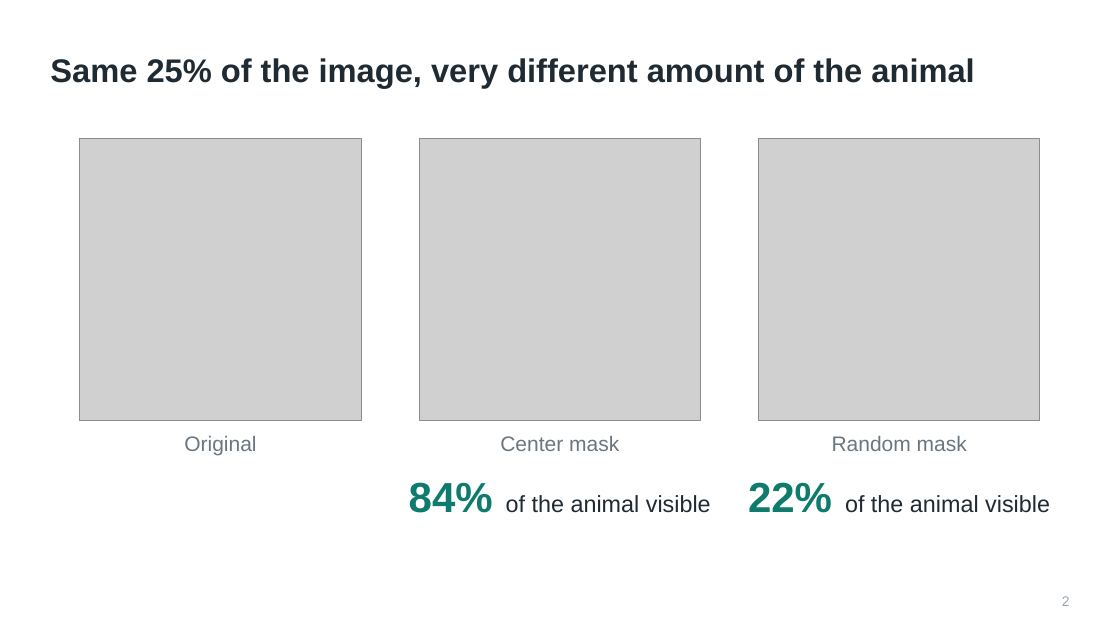
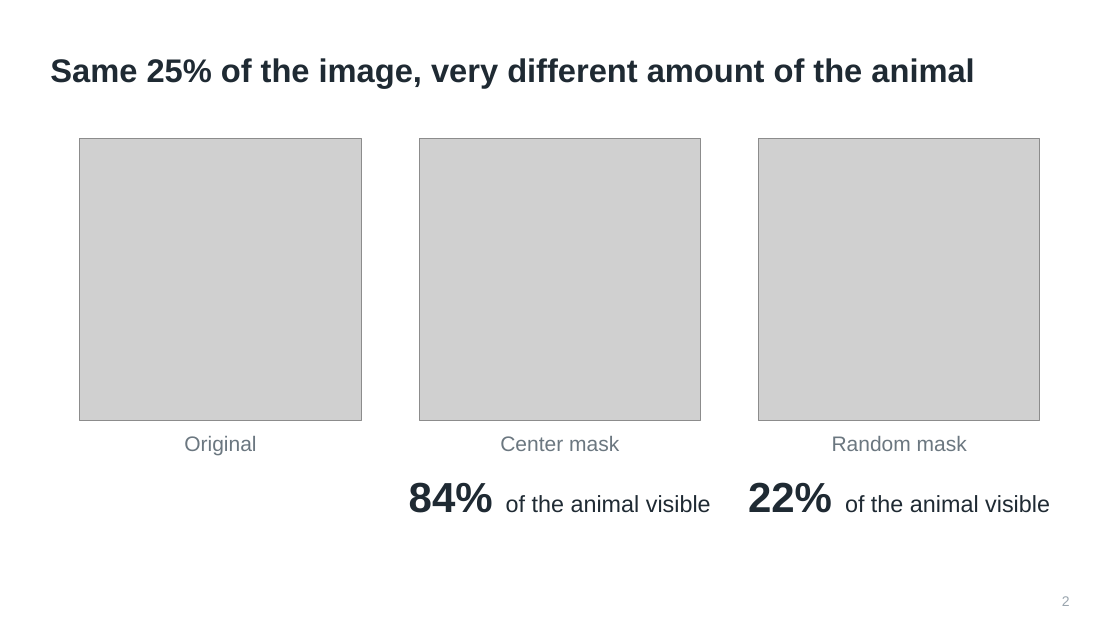
Before and after one commit to Bensssonxx/comp669-object-visibility, a slide deck: slide 2 of final/COMP669_Occlusion_Final.pptx. Drawn at 1120x630 pixels with LibreOffice and Linux fonts; fonts in the diff are those of the drawing; grey boxes stand for pictures. Boxes give left, top, right and bottom in pixels: in the first picture for what was removed or moved away, otherwise in the second. Text is boxed around its words. In the diff, an @@ line names an element or a change of style, - is before the commit and + after.

```diff
--- a/final/COMP669_Occlusion_Final.pptx
+++ b/final/COMP669_Occlusion_Final.pptx
@@ text "84% of the animal visible" at box(409, 482, 711, 513): text colour #0F7B6C to #1F2A33 in "84%" @@
@@ text "22% of the animal visible" at box(748, 482, 1050, 513): text colour #0F7B6C to #1F2A33 in "22%" @@
```
Also in this commit, not shown: 5 other slides changed, 2 other files.
